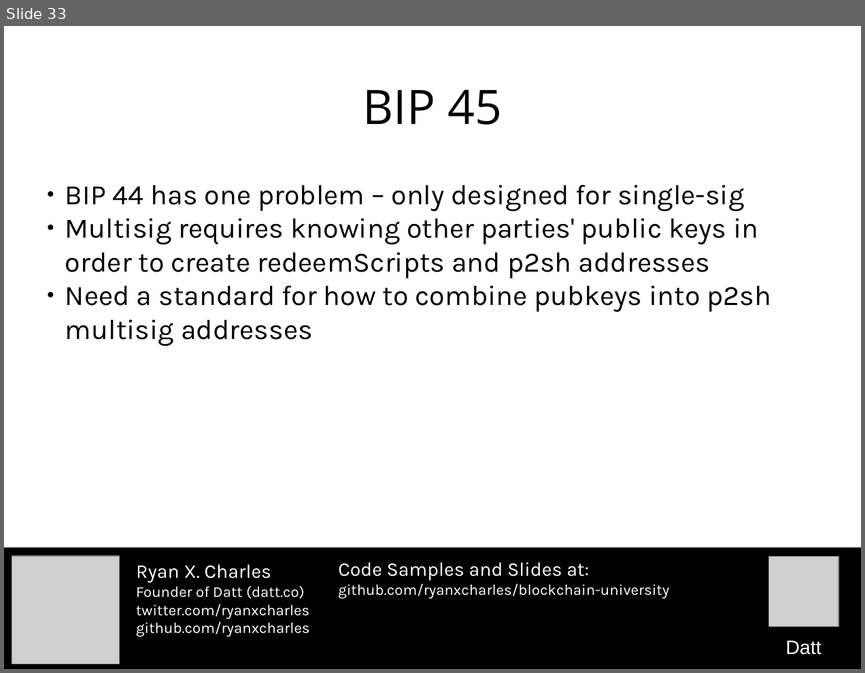
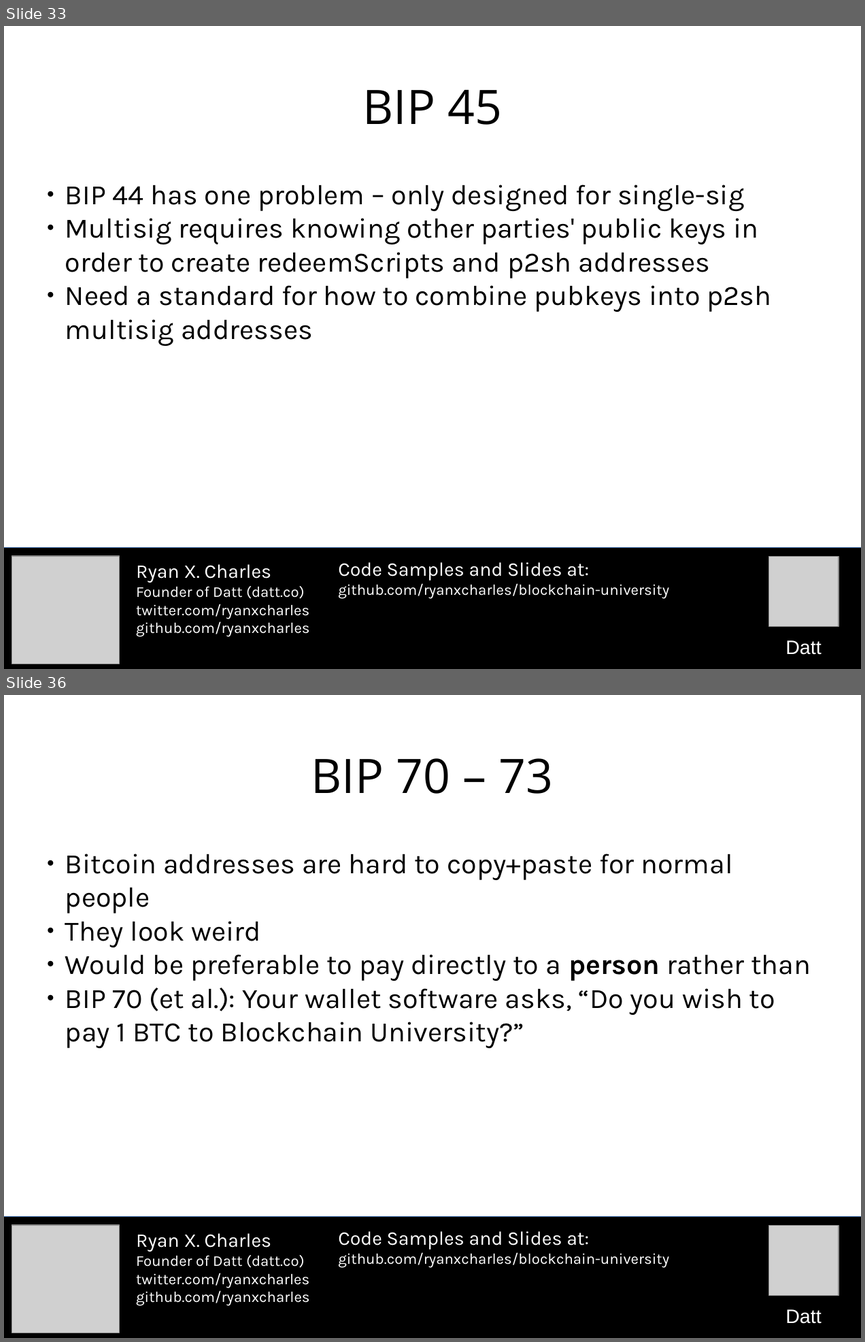
Before and after one commit to camelash/blockchain-university, a slide deck: slides/2015-10-28-important-bips.odp. Shown one above the other, each under a label of ours: slide 33 before the commit, slides 33 and 36 after it; the slides between them are not shown. The pictures are 865x673 and 865x1342 pixels, drawn with LibreOffice and Linux fonts; fonts in the diff are those of the drawing; grey boxes stand for pictures. Boxes give left, top, right and bottom in pixels: in the first picture for what was removed or moved away, otherwise in the second. Text is boxed around its words. In the diff, an @@ line names an element or a change of style, - is before the commit and + after.

```diff
--- a/slides/2015-10-28-important-bips.odp
+++ b/slides/2015-10-28-important-bips.odp
@@ slide 36 added at bbox=[4, 695, 861, 1338], background #FFFFFF @@
@@ title added at bbox=[311, 758, 553, 794], 44 pt, text #000000 @@
+BIP 70 – 73
@@ subtitle added at bbox=[65, 853, 810, 1048], 26 pt, text #000000 @@
+● Bitcoin addresses are hard to copy+paste for normal people
+● They look weird
+● Would be preferable to pay directly to a person rather than
+● BIP 70 (et al.): Your wallet software asks, “Do you wish to pay 1 BTC to Blockchain University?”
@@ rectangle added at bbox=[4, 1217, 861, 1338], fill #000000, outline #3465A4 0 pt @@
@@ picture added at bbox=[11, 1225, 120, 1333] @@
@@ text added at bbox=[136, 1233, 310, 1306], 14 pt, text #FFFFFF @@
+Ryan X. Charles
+Founder of Datt (datt.co)
+twitter.com/ryanxcharles
+github.com/ryanxcharles
@@ text added at bbox=[338, 1231, 669, 1268], 14 pt, text #FFFFFF @@
+Code Samples and Slides at:
+github.com/ryanxcharles/blockchain-university
@@ picture added at bbox=[769, 1225, 839, 1295] @@
@@ text added at bbox=[785, 1309, 821, 1323], 18 pt, text #FFFFFF @@
+Datt
```
Also in this commit, not shown: 17 other slides added, 1 other file.
